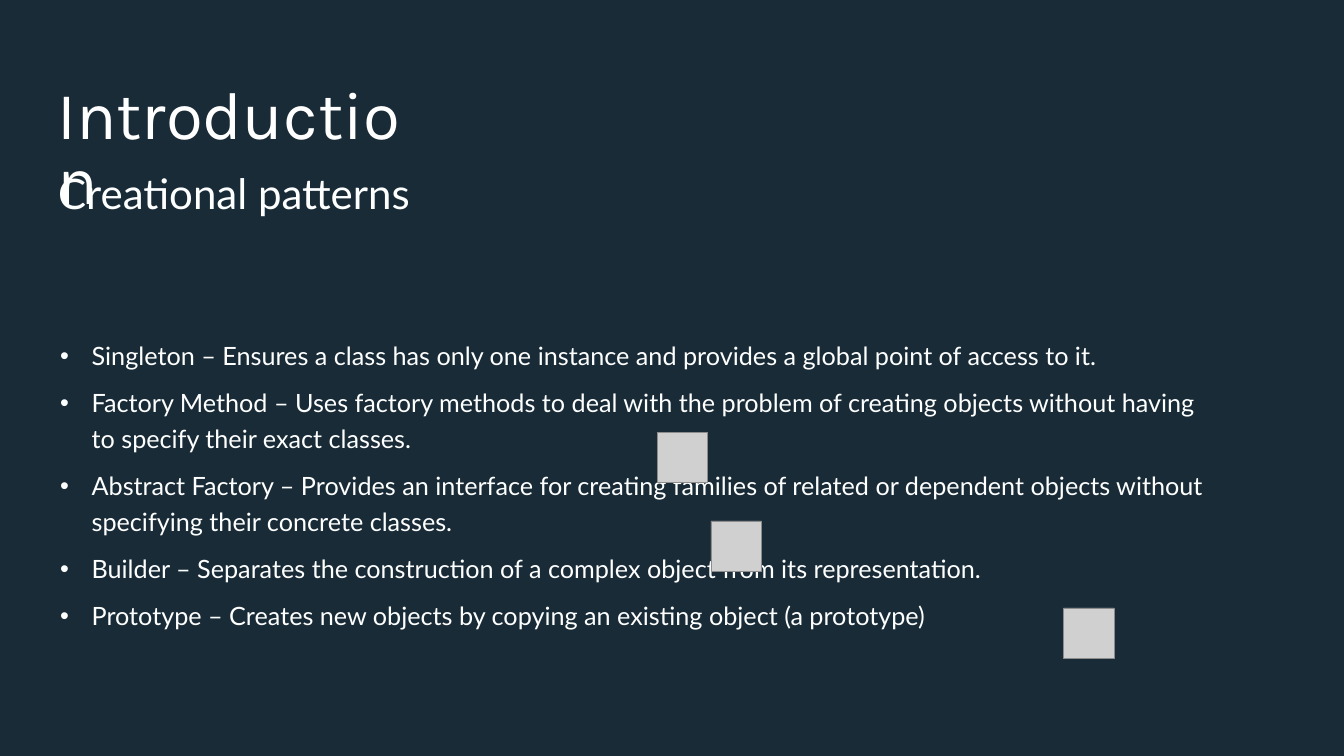
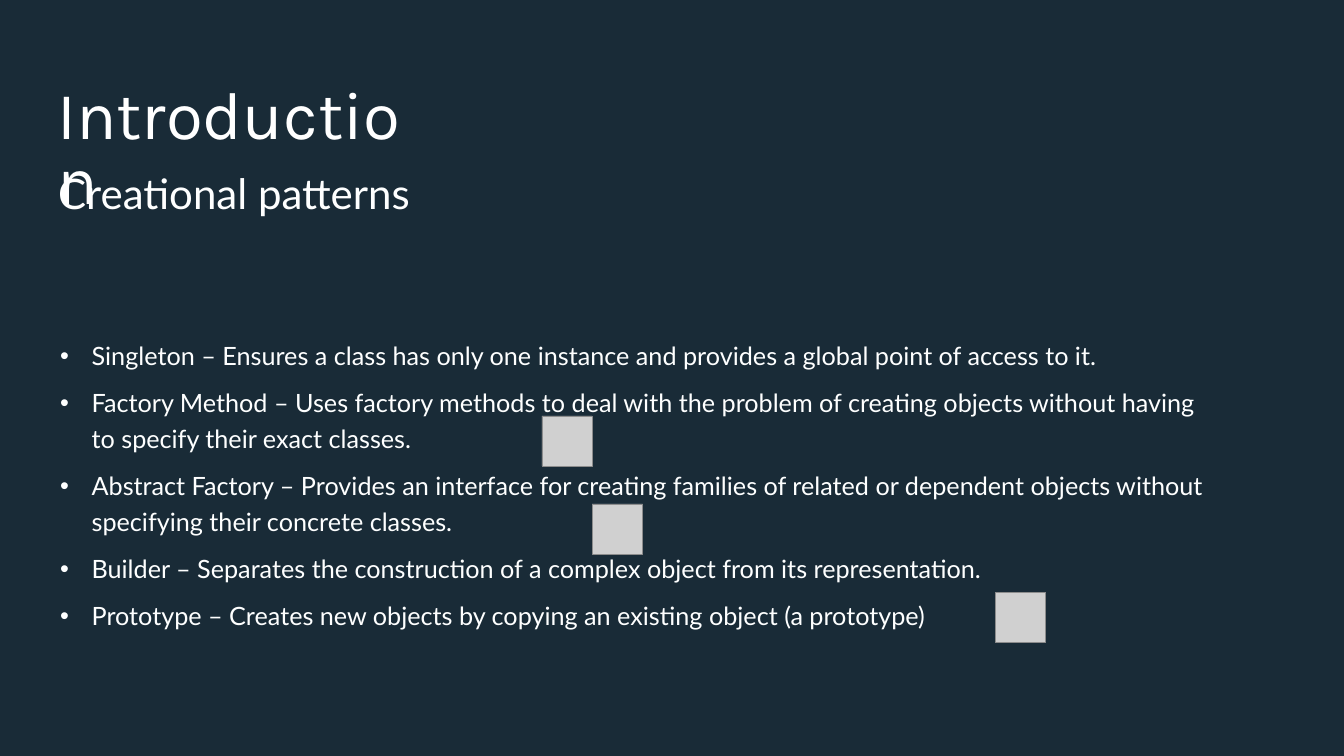
Before and after one commit to Iamsdl/Endava-DesignPatterns, a slide deck: slide 6 of PPT/Back to the basics, explaining design patterns with real life examples - Adapter & State.pptx. Drawn at 1344x756 pixels with LibreOffice and Linux fonts; fonts in the diff are those of the drawing; grey boxes stand for pictures; background and template pictures are left out. Boxes give left, top, right and bottom in pixels: in the first picture for what was removed or moved away, otherwise in the second. Text is boxed around its words. In the diff, an @@ line names an element or a change of style, - is before the commit and + after.

```diff
--- a/PPT/Back to the basics, explaining design patterns with real life examples - Adapter & State.pptx
+++ b/PPT/Back to the basics, explaining design patterns with real life examples - Adapter & State.pptx
@@ text "Singleton – Ensures a class ..." at bbox=[92, 346, 1202, 630]: indent changed @@
@@ picture added at bbox=[542, 416, 592, 466] @@
@@ picture removed at bbox=[657, 432, 708, 482] @@
@@ picture added at bbox=[592, 504, 643, 554] @@
@@ picture removed at bbox=[711, 521, 761, 571] @@
@@ picture added at bbox=[995, 592, 1046, 643] @@
@@ picture removed at bbox=[1063, 608, 1114, 658] @@
```
Also in this commit, not shown: 16 other slides changed, 3 slides added, 2 slides removed.
